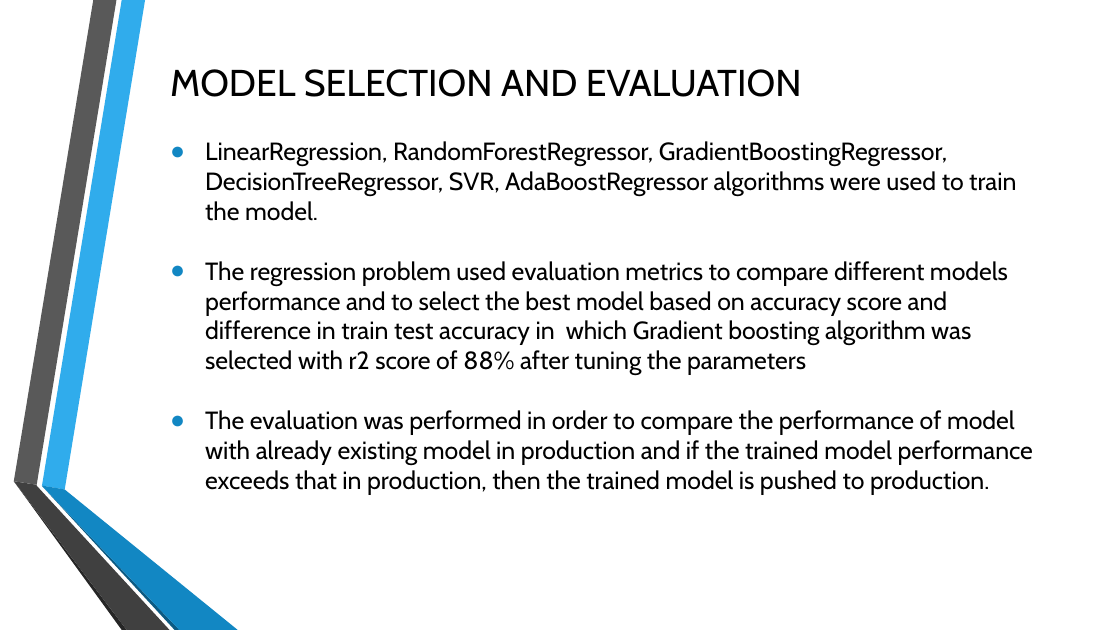
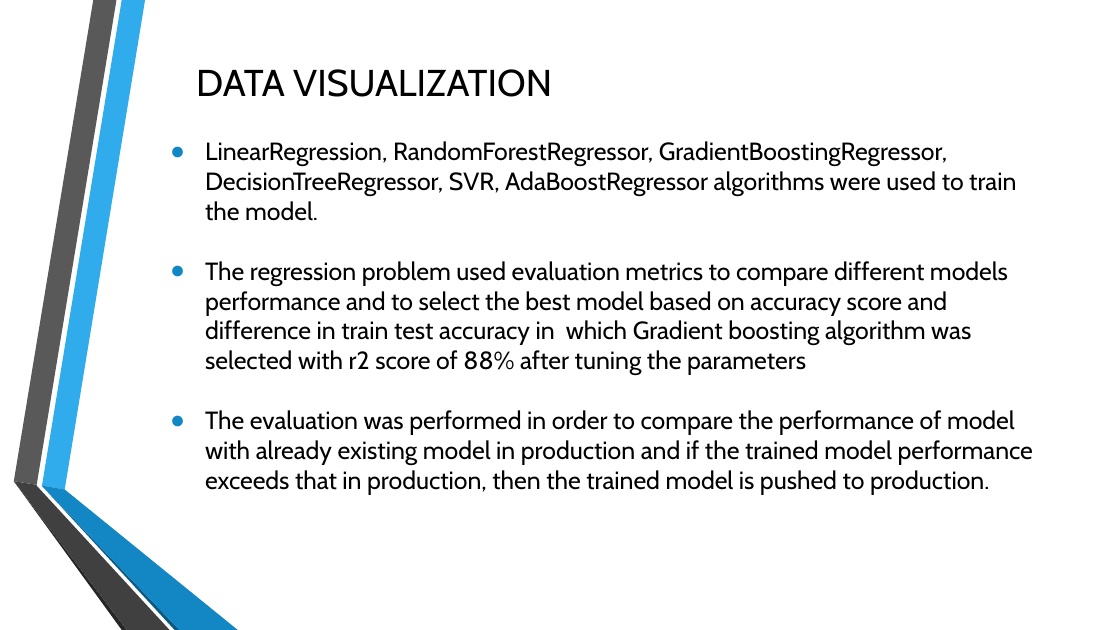
Before and after one commit to krishnan5307/Amazon-sales-data-analytics, a slide deck: slide 5 of Final_Project_Report_amazon_sale_data_analytics.pptx. Drawn at 1120x630 pixels with LibreOffice and Linux fonts; fonts in the diff are those of the drawing; background and template pictures are left out. Boxes give left, top, right and bottom in pixels: in the first picture for what was removed or moved away, otherwise in the second. Text is boxed around its words. In the diff, an @@ line names an element or a change of style, - is before the commit and + after.

```diff
--- a/Final_Project_Report_amazon_sale_data_analytics.pptx
+++ b/Final_Project_Report_amazon_sale_data_analytics.pptx
@@ title at <box>196,69,552,97</box>: text changed @@
-MODEL SELECTION AND EVALUATION
+DATA VISUALIZATION
```
Also in this commit, not shown: 5 other slides changed, 2 slides added, 1 slide removed.
